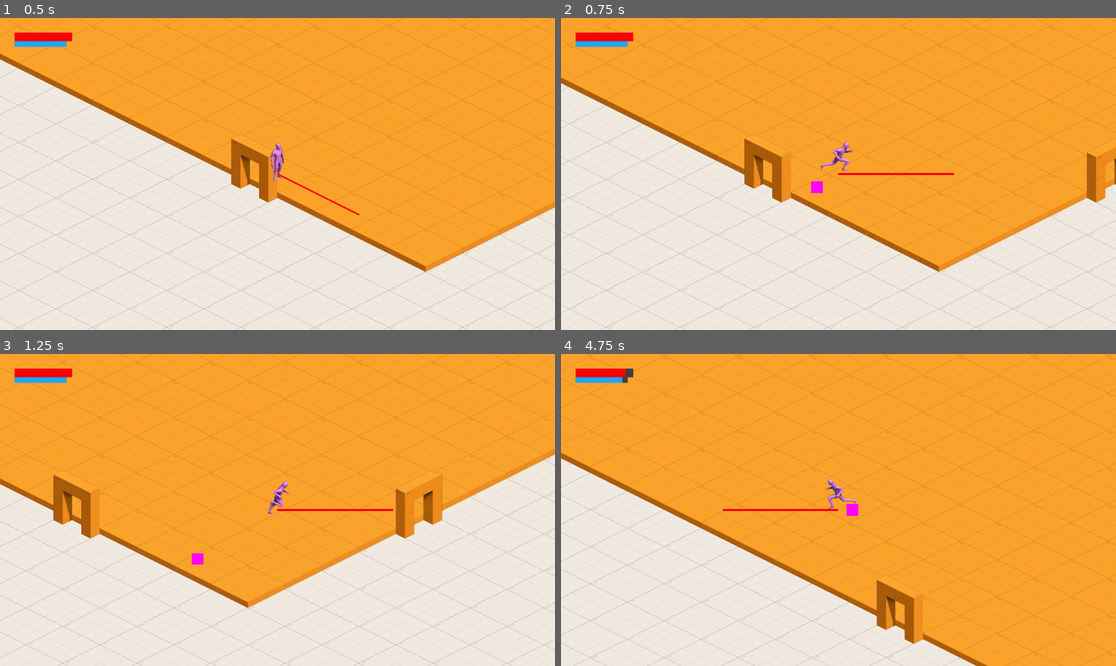
Above: before the commit, frames 1-4 (two rows, left to right).
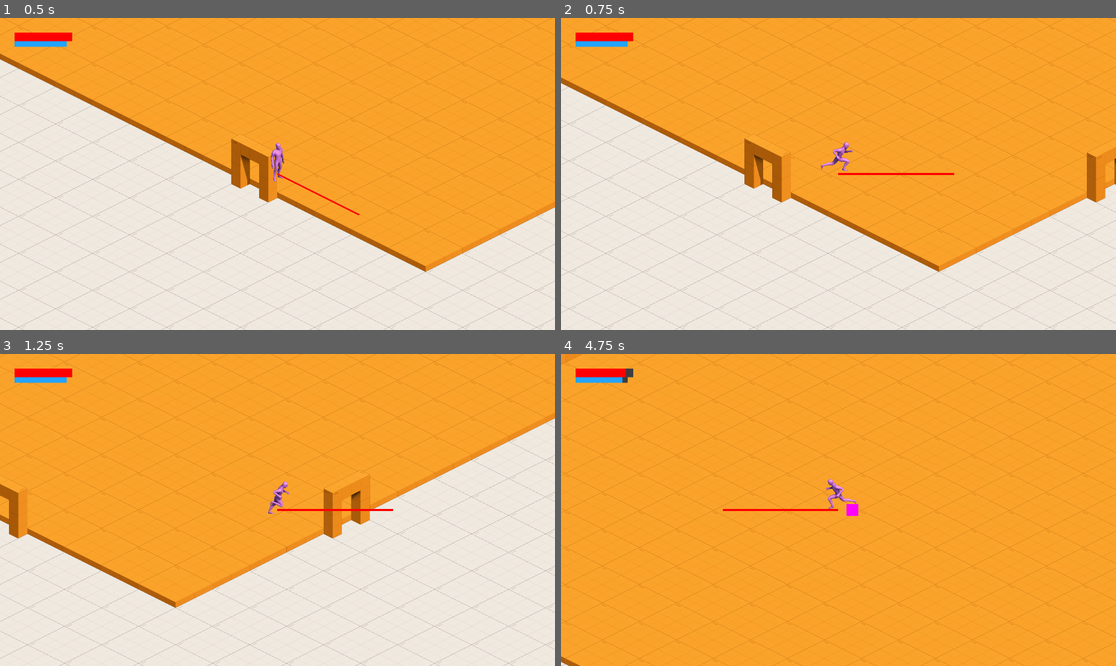
Above: after the commit, the same moments.

Repository: InjustFr/natures-champion
Game: Godot game, scene res://game.tscn
Two runs of this game, one before a commit and one after it. Both use one fixed random seed, a clock stepped at 60 frames per second and the inputs below.
Inputs (mouse positions are in pixels of both pictures, inside the frame that each line leads up to):
- Up to frame 1 (0.5 s): no input
- Up to frame 2 (0.75 s): tap Enter at 0.5 s; move the mouse to (960, 158) at 0.52 s; press the mouse at (960, 158) at 0.53 s; hold D (move_right) from 0.53 s (still down)
- Up to frame 3 (1.25 s): keep holding D (move_right); tap R (transform, bound only after the commit) at 0.8 s
- Up to frame 4 (4.75 s): move the mouse to (727, 525) at 1.27 s; release D (move_right) at 1.28 s; release the mouse at (727, 525) at 1.28 s; hold S (move_down) 1.28-2.03 s; tap R (transform, bound only after the commit) at 1.35, 2.3, 3.8 s; click (727, 525) at 1.55 s; move the mouse to (894, 441) at 2.02 s; press the mouse at (894, 441) at 2.03 s; hold D (move_right) 2.03-2.78 s; move the mouse to (810, 572) at 2.77 s; release the mouse at (810, 572) at 2.78 s; hold W (move_up) 2.78-3.53 s; tap O (cast) at 2.85 s; click (810, 572) at 3.05 s; move the mouse to (1005, 556) at 3.52 s; hold Space (dash) 3.53-4.28 s; hold A (move_left) from 3.53 s (still down); move the mouse to (672, 463) at 4.27 s; tap E (interact) at 4.35 s; click (672, 463) at 4.55 s

Frame 1 is identical in both runs. In frame 2, less than 0.1% of the frame differs, in the area x 45-48%, y 52-57%; in frame 3, 16%; in frame 4, 28%, in the area x 0-100%, y 0-100%.
Error after the commit: Invalid call. Nonexistent function 'attack' in base 'Nil'. (res://entities/player/components/weapon_component.gd:17)

Commit message:
feat(core): add animal transformation

Diff:
--- a/entities/components/eight_direction_animated_sprite_component.gd
+++ b/entities/components/eight_direction_animated_sprite_component.gd
@@ -9,6 +9,8 @@
 
 
 func _ready() -> void:
+	@warning_ignore("return_value_discarded")
+	stats_component.stats_changed.connect(_on_stats_changed)
 	play()
 
 
@@ -26,3 +28,9 @@
 	index %= 8
 
 	return index
+
+
+@export var stats_component: StatsComponent
+
+func _on_stats_changed(new_stats: Stats) -> void:
+	sprite_frames = new_stats.texture
--- /dev/null
+++ b/entities/player/components/animal_transform_component.gd
@@ -0,0 +1,33 @@
+class_name AnimalTransformComponent
+extends Node
+
+
+@export var animal_transform: AnimalTransform
+@export var stats_component: StatsComponent
+
+@onready var transform_timer: Timer = $TransformTimer
+@onready var cooldown_timer: Timer = $CooldownTimer
+
+var untransformed_stats: Stats = null
+
+
+func _ready() -> void:
+	transform_timer.wait_time = animal_transform.duration
+	cooldown_timer.wait_time = animal_transform.cooldown
+	@warning_ignore("return_value_discarded")
+	transform_timer.timeout.connect(_stop_transformation)
+
+func _unhandled_input(event: InputEvent) -> void:
+	if event.is_action_pressed("transform") and transform_timer.is_stopped() and cooldown_timer.is_stopped():
+		_start_transformation()
+
+
+func _start_transformation() -> void:
+	untransformed_stats = stats_component.stats
+	stats_component.stats = animal_transform.stats
+	transform_timer.start()
+
+
+func _stop_transformation() -> void:
+	stats_component.stats = untransformed_stats
+	cooldown_timer.start()
--- /dev/null
+++ b/entities/player/components/animal_transform_component.tscn
@@ -0,0 +1,12 @@
+[gd_scene load_steps=2 format=3 uid="uid://bvytnhqr1pm0f"]
+
+[ext_resource type="Script" path="res://entities/player/components/animal_transform_component.gd" id="1_yl4um"]
+
+[node name="AnimalTransformComponent" type="Node"]
+script = ExtResource("1_yl4um")
+
+[node name="TransformTimer" type="Timer" parent="."]
+one_shot = true
+
+[node name="CooldownTimer" type="Timer" parent="."]
+one_shot = true
--- a/entities/player/components/player_input_component.gd
+++ b/entities/player/components/player_input_component.gd
@@ -2,19 +2,19 @@
 extends Node
 
 
-@export var _orientation_component: OrientationComponent;
-@export var _velocity_component: VelocityComponent;
-@export var _speed_component: SpeedComponent;
+@export var orientation_component: OrientationComponent;
+@export var velocity_component: VelocityComponent;
+@export var stats_component: StatsComponent;
 
 
 func _physics_process(_delta: float) -> void:
 	var direction: Vector2 = Input.get_vector("move_left", "move_right", "move_up", "move_down").rotated(-PI/4)
 
 	if direction:
-		_orientation_component.orientation = direction
-		_velocity_component.velocity = Utils.transform_matrix * direction * _speed_component.speed
+		orientation_component.orientation = direction
+		velocity_component.velocity = Utils.transform_matrix * direction * stats_component.stats.speed
 
 		return
 
-	_velocity_component.velocity.x = move_toward(_velocity_component.velocity.x, 0, _speed_component.speed)
-	_velocity_component.velocity.y = move_toward(_velocity_component.velocity.y, 0, _speed_component.speed)
+	velocity_component.velocity.x = move_toward(velocity_component.velocity.x, 0, stats_component.stats.speed)
+	velocity_component.velocity.y = move_toward(velocity_component.velocity.y, 0, stats_component.stats.speed)
--- /dev/null
+++ b/entities/player/components/stats_component.gd
@@ -0,0 +1,15 @@
+class_name StatsComponent
+extends Node
+
+
+signal stats_changed(new_stats: Stats)
+
+
+@export var stats: Stats:
+	set(s):
+		stats = s
+		stats_changed.emit(s)
+
+
+func _ready() -> void:
+	stats_changed.emit(stats)
--- a/entities/player/components/weapon_component.gd
+++ b/entities/player/components/weapon_component.gd
@@ -2,10 +2,21 @@
 extends Node
 
 
-@export var weapon: Weapon
+var weapon: Weapon
 @export var spawning_entity: Node2D
+
+@export var stats_component: StatsComponent
+
+func _ready() -> void:
+	@warning_ignore("return_value_discarded")
+	stats_component.stats_changed.connect(_on_stats_changed)
 
 
 func _unhandled_input(event: InputEvent) -> void:
 	if event.is_action_pressed("attack"):
 		weapon.attack(spawning_entity)
+
+
+func _on_stats_changed(new_stats: Stats) -> void:
+	weapon = new_stats.weapon.instantiate();
+	add_child(weapon)
--- a/entities/player/player.gd
+++ b/entities/player/player.gd
@@ -2,12 +2,12 @@
 extends CharacterBody2D
 
 
-@onready var sprite: EightDirectionAnimatedSpriteComponent = %Sprite2D
 @onready var velocity_component: VelocityComponent = $VelocityComponent
 @onready var orientation_component: OrientationComponent = $OrientationComponent
 @onready var health_component: ResourceComponent = $HealthComponent
 @onready var mana_component: ResourceComponent = $ManaComponent
 @onready var line: Line2D = $Line2D
+@onready var eight_direction_animated_sprite_component: EightDirectionAnimatedSpriteComponent = %EightDirectionAnimatedSpriteComponent
 
 
 func _physics_process(_delta: float) -> void:
@@ -19,9 +19,9 @@
 
 	velocity = velocity_component.velocity
 
-	sprite.animation_name = "idle"
+	eight_direction_animated_sprite_component.animation_name = "idle"
 	if velocity:
-		sprite.animation_name = "walk"
+		eight_direction_animated_sprite_component.animation_name = "walk"
 
 	@warning_ignore("return_value_discarded")
 	move_and_slide()
--- a/entities/player/player.tscn
+++ b/entities/player/player.tscn
@@ -1,26 +1,28 @@
-[gd_scene load_steps=20 format=3 uid="uid://dlauapahh4mjx"]
+[gd_scene load_steps=22 format=3 uid="uid://dlauapahh4mjx"]
 
 [ext_resource type="Script" path="res://entities/player/player.gd" id="1_ipytp"]
 [ext_resource type="Script" path="res://entities/components/hurtbox_component.gd" id="2_aafms"]
 [ext_resource type="SpriteFrames" uid="uid://cw03e80wm2qf1" path="res://entities/player/assets/player.tres" id="2_mdhno"]
 [ext_resource type="Script" path="res://entities/components/eight_direction_animated_sprite_component.gd" id="3_hxrpy"]
+[ext_resource type="Script" path="res://entities/player/components/stats_component.gd" id="5_2tj72"]
+[ext_resource type="Resource" uid="uid://yp1lyohq7lco" path="res://entities/player/resources/stats/staff_player_stats.tres" id="6_8nrwu"]
 [ext_resource type="Script" path="res://entities/components/velocity_component.gd" id="7_pwxfr"]
 [ext_resource type="Script" path="res://entities/components/resource_component.gd" id="10_ctqtp"]
 [ext_resource type="Script" path="res://entities/components/resource_bar_component.gd" id="11_wy6bw"]
 [ext_resource type="Script" path="res://entities/player/components/weapon_component.gd" id="13_6elsm"]
-[ext_resource type="Script" path="res://entities/player/weapons/staff_weapon.gd" id="14_q4xxf"]
+[ext_resource type="PackedScene" uid="uid://bvytnhqr1pm0f" path="res://entities/player/components/animal_transform_component.tscn" id="14_mm6ol"]
+[ext_resource type="Resource" uid="uid://dc06r38ye75a" path="res://entities/player/resources/animal_transforms/fox_transform.tres" id="15_v8onr"]
 [ext_resource type="Script" path="res://entities/player/components/dashing_component.gd" id="91_etbmg"]
-[ext_resource type="Script" path="res://entities/player/components/speed_component.gd" id="92_yal5q"]
 [ext_resource type="Script" path="res://entities/components/orientation_component.gd" id="93_0xdff"]
 [ext_resource type="Script" path="res://entities/player/components/player_input_component.gd" id="94_ccvjn"]
+
+[sub_resource type="CapsuleShape2D" id="CapsuleShape2D_t62ou"]
+radius = 26.0
+height = 68.0
 
 [sub_resource type="CapsuleShape2D" id="CapsuleShape2D_1c5un"]
 radius = 32.0
 height = 144.0
-
-[sub_resource type="CapsuleShape2D" id="CapsuleShape2D_t62ou"]
-radius = 26.0
-height = 68.0
 
 [sub_resource type="StyleBoxFlat" id="StyleBoxFlat_xvvdx"]
 bg_color = Color(0.243137, 0.243137, 0.243137, 1)
@@ -41,6 +43,10 @@
 motion_mode = 1
 script = ExtResource("1_ipytp")
 
+[node name="CollisionShape2D" type="CollisionShape2D" parent="."]
+rotation = 1.5708
+shape = SubResource("CapsuleShape2D_t62ou")
+
 [node name="HurtboxComponent" type="Area2D" parent="." node_paths=PackedStringArray("health_component")]
 collision_layer = 0
 collision_mask = 4
@@ -54,7 +60,7 @@
 
 [node name="Camera2D" type="Camera2D" parent="."]
 
-[node name="Sprite2D" type="AnimatedSprite2D" parent="." node_paths=PackedStringArray("_orientation_component")]
+[node name="EightDirectionAnimatedSpriteComponent" type="AnimatedSprite2D" parent="." node_paths=PackedStringArray("_orientation_component", "stats_component")]
 unique_name_in_owner = true
 position = Vector2(0, -178)
 sprite_frames = ExtResource("2_mdhno")
@@ -62,28 +68,24 @@
 script = ExtResource("3_hxrpy")
 _orientation_component = NodePath("../OrientationComponent")
 zero_vector = Vector2(0, -1)
+stats_component = NodePath("../StatsComponent")
 
-[node name="CollisionShape2D" type="CollisionShape2D" parent="."]
-rotation = 1.5708
-shape = SubResource("CapsuleShape2D_t62ou")
+[node name="StatsComponent" type="Node" parent="."]
+script = ExtResource("5_2tj72")
+stats = ExtResource("6_8nrwu")
 
-[node name="SpeedComponent" type="Node" parent="."]
-script = ExtResource("92_yal5q")
-speed = 900.0
-
-[node name="DashingComponent" type="Timer" parent="." node_paths=PackedStringArray("speed_component")]
+[node name="DashingComponent" type="Timer" parent="."]
 process_callback = 0
 wait_time = 0.15
 one_shot = true
 script = ExtResource("91_etbmg")
-speed_component = NodePath("../SpeedComponent")
 dash_multiplier = 4.0
 
-[node name="PlayerInputComponent" type="Node" parent="." node_paths=PackedStringArray("_orientation_component", "_velocity_component", "_speed_component")]
+[node name="PlayerInputComponent" type="Node" parent="." node_paths=PackedStringArray("orientation_component", "velocity_component", "stats_component")]
 script = ExtResource("94_ccvjn")
-_orientation_component = NodePath("../OrientationComponent")
-_velocity_component = NodePath("../VelocityComponent")
-_speed_component = NodePath("../SpeedComponent")
+orientation_component = NodePath("../OrientationComponent")
+velocity_component = NodePath("../VelocityComponent")
+stats_component = NodePath("../StatsComponent")
 
 [node name="VelocityComponent" type="Node" parent="."]
 script = ExtResource("7_pwxfr")
@@ -150,10 +152,11 @@
 script = ExtResource("11_wy6bw")
 resource_component = NodePath("../../../../ManaComponent")
 
-[node name="WeaponComponent" type="Node" parent="." node_paths=PackedStringArray("weapon", "spawning_entity")]
+[node name="WeaponComponent" type="Node" parent="." node_paths=PackedStringArray("spawning_entity", "stats_component")]
 script = ExtResource("13_6elsm")
-weapon = NodePath("StaffWeapon")
 spawning_entity = NodePath("..")
+stats_component = NodePath("../StatsComponent")
 
-[node name="StaffWeapon" type="Node" parent="WeaponComponent"]
-script = ExtResource("14_q4xxf")
+[node name="AnimalTransformComponent" parent="." node_paths=PackedStringArray("stats_component") instance=ExtResource("14_mm6ol")]
+animal_transform = ExtResource("15_v8onr")
+stats_component = NodePath("../StatsComponent")
--- /dev/null
+++ b/entities/player/resources/animal_transforms/animal_transform.gd
@@ -0,0 +1,7 @@
+class_name AnimalTransform
+extends Resource
+
+
+@export var stats: Stats
+@export var duration: float
+@export var cooldown: float
--- /dev/null
+++ b/entities/player/resources/animal_transforms/fox_transform.tres
@@ -0,0 +1,10 @@
+[gd_resource type="Resource" script_class="AnimalTransform" load_steps=3 format=3 uid="uid://dc06r38ye75a"]
+
+[ext_resource type="Script" path="res://entities/player/resources/animal_transforms/animal_transform.gd" id="1_4frgu"]
+[ext_resource type="Resource" uid="uid://cibe3l0jupv6g" path="res://entities/player/resources/stats/fox_stats.tres" id="2_m3wih"]
+
+[resource]
+script = ExtResource("1_4frgu")
+stats = ExtResource("2_m3wih")
+duration = 3.0
+cooldown = 5.0
--- /dev/null
+++ b/entities/player/resources/stats/fox_stats.tres
@@ -0,0 +1,11 @@
+[gd_resource type="Resource" script_class="Stats" load_steps=4 format=3 uid="uid://cibe3l0jupv6g"]
+
+[ext_resource type="Script" path="res://entities/player/resources/stats/stats.gd" id="1_m183d"]
+[ext_resource type="SpriteFrames" uid="uid://cw03e80wm2qf1" path="res://entities/player/assets/player.tres" id="2_uppd5"]
+[ext_resource type="PackedScene" uid="uid://bqmlir4ejd7bg" path="res://entities/player/weapons/fox_weapon.tscn" id="3_ouixo"]
+
+[resource]
+script = ExtResource("1_m183d")
+speed = 1500.0
+weapon = ExtResource("3_ouixo")
+texture = ExtResource("2_uppd5")
--- /dev/null
+++ b/entities/player/resources/stats/staff_player_stats.tres
@@ -0,0 +1,11 @@
+[gd_resource type="Resource" script_class="Stats" load_steps=4 format=3 uid="uid://yp1lyohq7lco"]
+
+[ext_resource type="Script" path="res://entities/player/resources/stats/stats.gd" id="1_qflfu"]
+[ext_resource type="SpriteFrames" uid="uid://cw03e80wm2qf1" path="res://entities/player/assets/player.tres" id="2_mcjln"]
+[ext_resource type="PackedScene" uid="uid://cmv6jq4lawfjx" path="res://entities/player/weapons/staff_weapon.tscn" id="3_ti7y1"]
+
+[resource]
+script = ExtResource("1_qflfu")
+speed = 900.0
+weapon = ExtResource("3_ti7y1")
+texture = ExtResource("2_mcjln")
--- /dev/null
+++ b/entities/player/resources/stats/stats.gd
@@ -0,0 +1,8 @@
+@icon("res://assets/icon_dice.png")
+class_name Stats
+extends Resource
+
+
+@export var speed: float;
+@export var weapon: PackedScene
+@export var texture: SpriteFrames;
--- /dev/null
+++ b/entities/player/weapons/fox_weapon.gd
@@ -0,0 +1,23 @@
+class_name FoxWeapon
+extends Weapon
+
+
+@onready var projectile_scene: PackedScene = preload("res://entities/projectiles/staff_projectile/staff_projectile.tscn")
+
+
+func attack(spawning_entity: Node2D) -> void:
+	var projectile: Node2D = projectile_scene.instantiate()
+	spawning_entity.get_parent().add_child(projectile)
+
+	projectile.transform = spawning_entity.transform
+
+	var projectile_orientation_component: OrientationComponent = projectile.find_children("*", "OrientationComponent")[0]
+
+	var spawning_entity_matching_components: Array[Node] = spawning_entity.find_children("*", "OrientationComponent")
+	if not spawning_entity_matching_components.size():
+		projectile_orientation_component.orientation = Vector2.RIGHT.rotated(spawning_entity.rotation)
+
+		return
+
+	var spawning_entity_orientation_component: OrientationComponent = spawning_entity_matching_components[0]
+	projectile_orientation_component.orientation = spawning_entity_orientation_component.orientation
--- /dev/null
+++ b/entities/player/weapons/fox_weapon.tscn
@@ -0,0 +1,6 @@
+[gd_scene load_steps=2 format=3 uid="uid://bqmlir4ejd7bg"]
+
+[ext_resource type="Script" path="res://entities/player/weapons/staff_weapon.gd" id="1_jl5q8"]
+
+[node name="StaffWeapon" type="Node"]
+script = ExtResource("1_jl5q8")
--- /dev/null
+++ b/entities/player/weapons/staff_weapon.tscn
@@ -0,0 +1,6 @@
+[gd_scene load_steps=2 format=3 uid="uid://cmv6jq4lawfjx"]
+
+[ext_resource type="Script" path="res://entities/player/weapons/staff_weapon.gd" id="1_j3o4c"]
+
+[node name="StaffWeapon" type="Node"]
+script = ExtResource("1_j3o4c")
--- a/project.godot
+++ b/project.godot
@@ -77,6 +77,11 @@
 "events": [Object(InputEventKey,"resource_local_to_scene":false,"resource_name":"","device":-1,"window_id":0,"alt_press …(192 unchanged characters)…
 ]
 }
+transform={
+"deadzone": 0.5,
+"events": [Object(InputEventKey,"resource_local_to_scene":false,"resource_name":"","device":-1,"window_id":0,"alt_pressed":false,"shift_pressed":false,"ctrl_pressed":false,"meta_pressed":false,"pressed":false,"keycode":0,"physical_keycode":82,"key_label":0,"unicode":114,"location":0,"echo":false,"script":null)
+]
+}
 
 [layer_names]
 
Binary file added: assets/icon_dice.png
Not shown, added: assets/icon_dice.png.import
